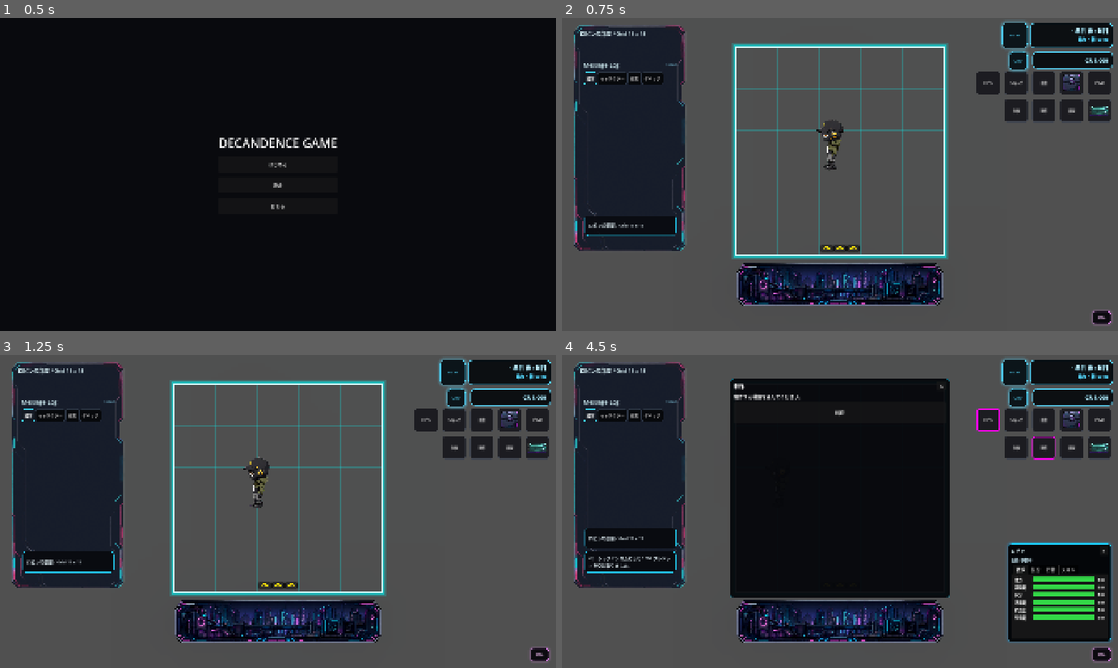
Above: before the commit, frames 1-4 (two rows, left to right).
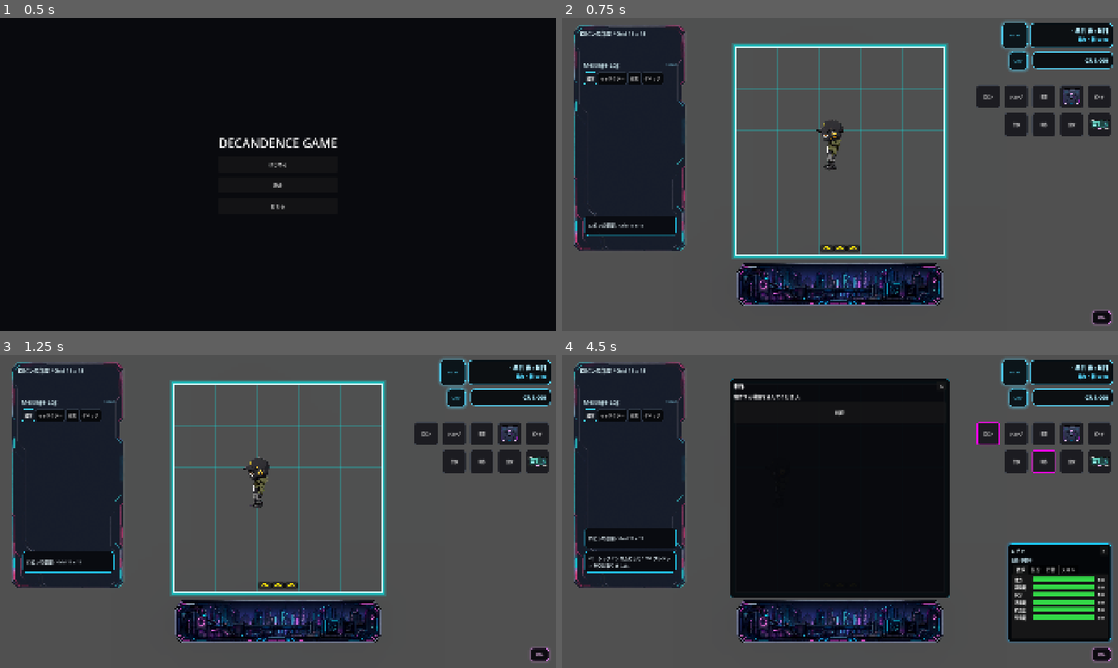
Above: after the commit, the same moments.

Repository: grimoire1089-coder/optimistic
Game: Godot game, scene res://Scenes/Boot/TitleScene.tscn
Same seed, same stepped clock (60 frames per second), same inputs: the game is played once before the commit and once after it. Sound files missing from this copy of the repository are replaced by a short silence.
Inputs:
- Up to frame 1 (0.5 s): no input
- Up to frame 2 (0.75 s): click "はじめる" at 0.5 s
- Up to frame 3 (1.25 s): no input
- Up to frame 4 (4.5 s): click "ロビン" at 1.25 s; click "制作" at 2 s; click "設定" at 2.75 s; click "フルスクリーン" at 3.5 s; click "閉じる" at 4.25 s

Frame 1 is identical in both runs. In frame 2, 2.5% of the frame differs, in the area x 74-99%, y 17-38%; in frame 3, 2.5%; in frame 4, 2.7%.

Commit message:
Move right HUD button group lower

Diff:
--- a/Scripts/UI/HUD/Modules/HudButtonActiveFrameController.gd
+++ b/Scripts/UI/HUD/Modules/HudButtonActiveFrameController.gd
@@ -18,6 +18,21 @@
 const DISABLED_BORDER_WIDTH := 1
 const ACTIVE_BORDER_WIDTH := 4
 
+const HUD_BUTTON_SIZE := Vector2(80.0, 80.0)
+const HUD_BUTTON_GAP := 16.0
+const HUD_RIGHT_MARGIN := 24.0
+const FIRST_ROW_TOP := 232.0
+const FIRST_ROW_BUILD_LEFT := -(HUD_RIGHT_MARGIN + HUD_BUTTON_SIZE.x)
+const FIRST_ROW_INVENTORY_LEFT := FIRST_ROW_BUILD_LEFT - HUD_BUTTON_SIZE.x - HUD_BUTTON_GAP
+const FIRST_ROW_BOOK_LEFT := FIRST_ROW_INVENTORY_LEFT - HUD_BUTTON_SIZE.x - HUD_BUTTON_GAP
+const FIRST_ROW_SHOP_LEFT := FIRST_ROW_BOOK_LEFT - HUD_BUTTON_SIZE.x - HUD_BUTTON_GAP
+const FIRST_ROW_ROBIN_LEFT := FIRST_ROW_SHOP_LEFT - HUD_BUTTON_SIZE.x - HUD_BUTTON_GAP
+const SECOND_ROW_TOP := FIRST_ROW_TOP + HUD_BUTTON_SIZE.y + HUD_BUTTON_GAP
+const SECOND_ROW_BILL_LEFT := -(HUD_RIGHT_MARGIN + HUD_BUTTON_SIZE.x)
+const SECOND_ROW_SETTINGS_LEFT := SECOND_ROW_BILL_LEFT - HUD_BUTTON_SIZE.x - HUD_BUTTON_GAP
+const SECOND_ROW_CRAFT_LEFT := SECOND_ROW_SETTINGS_LEFT - HUD_BUTTON_SIZE.x - HUD_BUTTON_GAP
+const SECOND_ROW_WORK_LEFT := SECOND_ROW_CRAFT_LEFT - HUD_BUTTON_SIZE.x - HUD_BUTTON_GAP
+
 const BUTTON_TO_UI := {
 	"RobinHudButton": "AICharacterHud",
 	"ShopButton": "ShopMenu",
@@ -33,15 +48,51 @@
 	"BuildModeButton",
 ]
 
+const BUTTON_LAYOUTS := {
+	"RobinHudButton": Vector2(FIRST_ROW_ROBIN_LEFT, FIRST_ROW_TOP),
+	"ShopButton": Vector2(FIRST_ROW_SHOP_LEFT, FIRST_ROW_TOP),
+	"BookButton": Vector2(FIRST_ROW_BOOK_LEFT, FIRST_ROW_TOP),
+	"InventoryButton": Vector2(FIRST_ROW_INVENTORY_LEFT, FIRST_ROW_TOP),
+	"BuildModeButton": Vector2(FIRST_ROW_BUILD_LEFT, FIRST_ROW_TOP),
+	"WorkCreditButton": Vector2(SECOND_ROW_WORK_LEFT, SECOND_ROW_TOP),
+	"CraftButton": Vector2(SECOND_ROW_CRAFT_LEFT, SECOND_ROW_TOP),
+	"SettingsButton": Vector2(SECOND_ROW_SETTINGS_LEFT, SECOND_ROW_TOP),
+	"BillButton": Vector2(SECOND_ROW_BILL_LEFT, SECOND_ROW_TOP),
+}
+
 
 func _ready() -> void:
 	call_deferred("_connect_and_sync")
 
 
 func _connect_and_sync() -> void:
+	_apply_button_group_layout()
 	_connect_open_ui_signals()
 	_connect_toggle_state_button_signals()
 	_sync_all_button_frames()
+
+
+func _apply_button_group_layout() -> void:
+	var parent_node := get_parent()
+	if parent_node == null:
+		return
+	for button_name in BUTTON_LAYOUTS.keys():
+		var button := parent_node.get_node_or_null(String(button_name)) as Control
+		if button == null:
+			continue
+		_place_top_right_control(button, BUTTON_LAYOUTS[button_name], HUD_BUTTON_SIZE)
+
+
+func _place_top_right_control(control: Control, top_right_offset: Vector2, control_size: Vector2) -> void:
+	control.custom_minimum_size = control_size
+	control.anchor_left = 1.0
+	control.anchor_top = 0.0
+	control.anchor_right = 1.0
+	control.anchor_bottom = 0.0
+	control.offset_left = top_right_offset.x
+	control.offset_top = top_right_offset.y
+	control.offset_right = top_right_offset.x + control_size.x
+	control.offset_bottom = top_right_offset.y + control_size.y
 
 
 func _connect_open_ui_signals() -> void:
